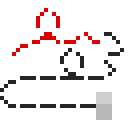
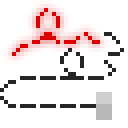
Layered file, before and after one edit (128 x 128). Changes by layer:
added layer "Layer 10" above "Layer 9" over (4, 0, 108, 64)
